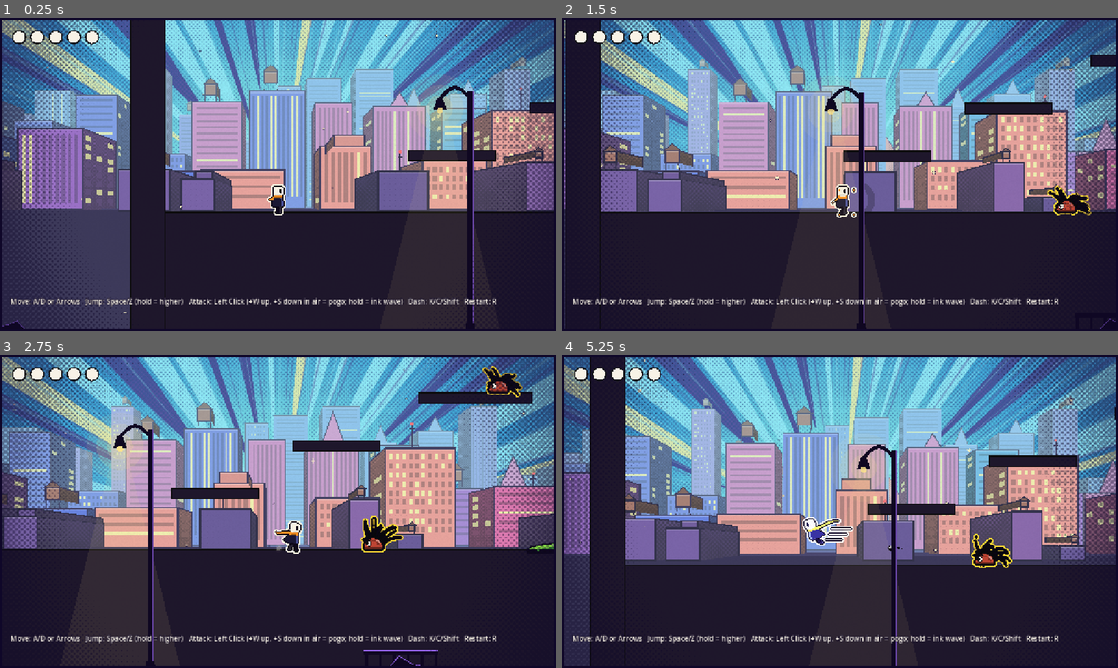
Above: before the commit, frames 1-4 (two rows, left to right).
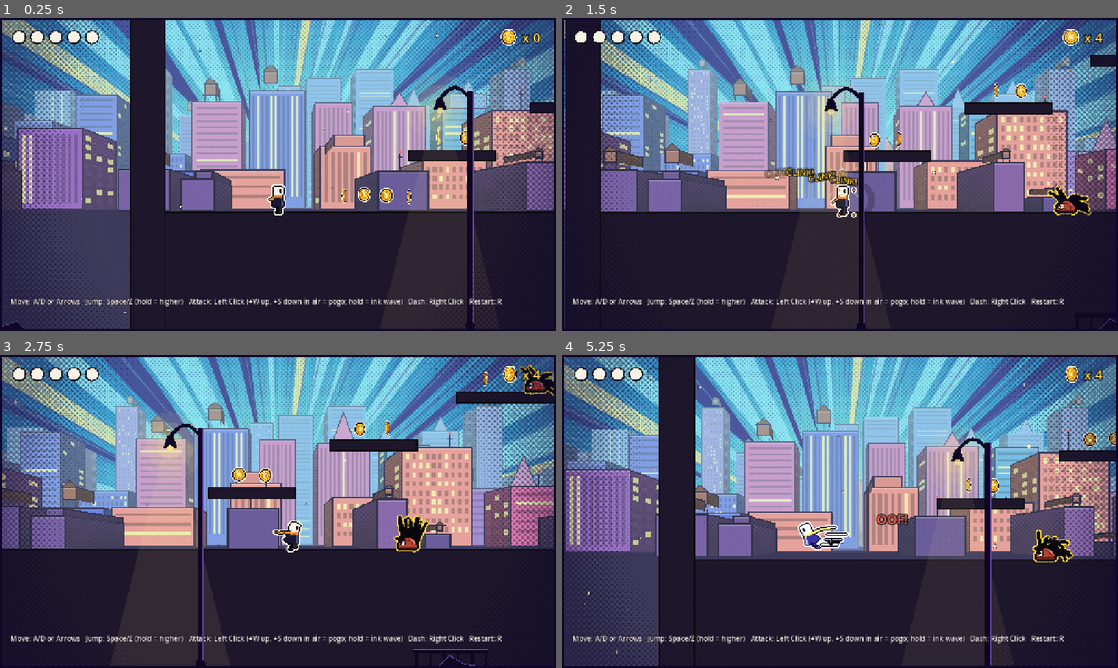
Above: after the commit, the same moments.

Repository: Ridhim-mittal/temp_game_jam
Game: Godot game, scene res://scenes/levels/test_level.tscn
Two runs of this game, one before a commit and one after it. Both use one fixed random seed, a clock stepped at 60 frames per second and the inputs below.
Inputs (mouse positions are in pixels of both pictures, inside the frame that each line leads up to):
- Up to frame 1 (0.25 s): no input
- Up to frame 2 (1.5 s): tap Enter at 0.5 s; move the mouse to (962, 158) at 0.52 s; hold D (move_right) 0.53-1.25 s; tap C (dash) at 0.6 s; click (962, 158) at 0.67 s; tap Space (jump) at 0.77, 1.07 s; tap Shift at 0.8 s; drag from (728, 190) to (856, 208) at 1.27 s
- Up to frame 3 (2.75 s): move the mouse to (333, 442) at 2.02 s; hold D (move_right) from 2.03 s (still down); hold Space (jump) from 2.03 s (still down); tap K at 2.1 s; click (333, 442) at 2.17 s
- Up to frame 4 (5.25 s): release D (move_right) at 2.75 s; release Space (jump) at 2.75 s; drag from (812, 574) to (673, 464) at 2.77 s; move the mouse to (1006, 558) at 3.52 s; hold A (move_left) 3.53-4.25 s; hold X (attack) 3.53-4.25 s; click (1006, 558) at 3.67 s; tap Space (jump) at 3.77, 4.07 s; tap Shift at 3.8, 5.1 s; drag from (673, 464) to (823, 533) at 4.27 s; move the mouse to (867, 511) at 5.02 s; hold S (down) from 5.03 s (still down); hold Space (jump) from 5.03 s (still down); click (867, 511) at 5.17 s

The runs differ from the first frame. In frame 1, 0.7% of the frame differs, in the area x 61-100%, y 3-93%; in frame 2, 1.2%; in frame 3, 28%; in frame 4, 45%, in the area x 0-100%, y 0-100%.

Commit message:
Dash on right click; collectible Lumen coins with HUD counter
- input_setup: dash = right mouse button (C/Shift kept as keyboard
  fallbacks, gamepad unchanged); K removed.
- coin.gd: spinning "Lumen" coin (embossed V front, Lamp sunburst back,
  visible rim thickness as it flips), cream/ink outline, CLINK! pickup
  with ray burst. Static draw_coin() shared with the HUD.
- player.gd: coins counter + coins_changed signal, add_coins().
- HUD: spinning coin + "x N" counter top right, pops on pickup.
- 21 coins placed in the test level: start trail, platform climb,
  through the goo, an arc over the spike pit, and on the step.

Co-Authored-By: Claude Opus 5.5 <noreply@anthropic.com>
Claude-Session: https://claude.ai/code/session_01QmC6giyVonwCqVxiteThqK

Diff:
--- a/scenes/levels/test_level.tscn
+++ b/scenes/levels/test_level.tscn
@@ -7,6 +7,7 @@
 [ext_resource type="Script" path="res://scripts/ui/hud.gd" id="5_hud"]
 [ext_resource type="PackedScene" path="res://scenes/background/comic_background.tscn" id="6_background"]
 [ext_resource type="Script" path="res://scripts/world/goo_pool.gd" id="7_goo"]
+[ext_resource type="Script" path="res://scripts/world/coin.gd" id="9_coin"]
 
 [ext_resource type="Script" path="res://scripts/audio/level_music.gd" id="8_music"]
 
@@ -62,6 +63,92 @@
 script = ExtResource("7_goo")
 size = Vector2(220, 20)
 
+[node name="Coins" type="Node2D" parent="."]
+
+[node name="Coin1" type="Area2D" parent="Coins"]
+position = Vector2(250, 562)
+script = ExtResource("9_coin")
+
+[node name="Coin2" type="Area2D" parent="Coins"]
+position = Vector2(300, 562)
+script = ExtResource("9_coin")
+
+[node name="Coin3" type="Area2D" parent="Coins"]
+position = Vector2(350, 562)
+script = ExtResource("9_coin")
+
+[node name="Coin4" type="Area2D" parent="Coins"]
+position = Vector2(400, 562)
+script = ExtResource("9_coin")
+
+[node name="Coin5" type="Area2D" parent="Coins"]
+position = Vector2(470, 430)
+script = ExtResource("9_coin")
+
+[node name="Coin6" type="Area2D" parent="Coins"]
+position = Vector2(530, 430)
+script = ExtResource("9_coin")
+
+[node name="Coin7" type="Area2D" parent="Coins"]
+position = Vector2(750, 320)
+script = ExtResource("9_coin")
+
+[node name="Coin8" type="Area2D" parent="Coins"]
+position = Vector2(810, 320)
+script = ExtResource("9_coin")
+
+[node name="Coin9" type="Area2D" parent="Coins"]
+position = Vector2(1040, 210)
+script = ExtResource("9_coin")
+
+[node name="Coin10" type="Area2D" parent="Coins"]
+position = Vector2(1100, 195)
+script = ExtResource("9_coin")
+
+[node name="Coin11" type="Area2D" parent="Coins"]
+position = Vector2(1160, 210)
+script = ExtResource("9_coin")
+
+[node name="Coin12" type="Area2D" parent="Coins"]
+position = Vector2(1250, 552)
+script = ExtResource("9_coin")
+
+[node name="Coin13" type="Area2D" parent="Coins"]
+position = Vector2(1305, 552)
+script = ExtResource("9_coin")
+
+[node name="Coin14" type="Area2D" parent="Coins"]
+position = Vector2(1360, 552)
+script = ExtResource("9_coin")
+
+[node name="Coin15" type="Area2D" parent="Coins"]
+position = Vector2(1560, 520)
+script = ExtResource("9_coin")
+
+[node name="Coin16" type="Area2D" parent="Coins"]
+position = Vector2(1605, 442)
+script = ExtResource("9_coin")
+
+[node name="Coin17" type="Area2D" parent="Coins"]
+position = Vector2(1650, 410)
+script = ExtResource("9_coin")
+
+[node name="Coin18" type="Area2D" parent="Coins"]
+position = Vector2(1695, 442)
+script = ExtResource("9_coin")
+
+[node name="Coin19" type="Area2D" parent="Coins"]
+position = Vector2(1740, 520)
+script = ExtResource("9_coin")
+
+[node name="Coin20" type="Area2D" parent="Coins"]
+position = Vector2(2170, 450)
+script = ExtResource("9_coin")
+
+[node name="Coin21" type="Area2D" parent="Coins"]
+position = Vector2(2230, 450)
+script = ExtResource("9_coin")
+
 [node name="Enemies" type="Node2D" parent="."]
 
 [node name="Crawler1" parent="Enemies" instance=ExtResource("2_crawler")]
@@ -99,7 +186,7 @@
 theme_override_colors/font_color = Color(0.97, 0.95, 0.9, 1)
 theme_override_colors/font_outline_color = Color(0.06, 0.03, 0.13, 1)
 theme_override_constants/outline_size = 6
-text = "Move: A/D or Arrows   Jump: Space/Z (hold = higher)   Attack: Left Click (+W up, +S down in air = pogo; hold = ink wave)   Dash: K/C/Shift   Restart: R"
+text = "Move: A/D or Arrows   Jump: Space/Z (hold = higher)   Attack: Left Click (+W up, +S down in air = pogo; hold = ink wave)   Dash: Right Click   Restart: R"
 
 [node name="LevelMusic" type="Node" parent="."]
 script = ExtResource("8_music")
--- a/scripts/core/input_setup.gd
+++ b/scripts/core/input_setup.gd
@@ -10,7 +10,8 @@
 	_add_keys("jump", [KEY_SPACE, KEY_Z])
 	_add_keys("attack", [KEY_X])  # keyboard fallback (trackpads)
 	_add_mouse_button("attack", MOUSE_BUTTON_LEFT)
-	_add_keys("dash", [KEY_K, KEY_C, KEY_SHIFT])
+	_add_keys("dash", [KEY_C, KEY_SHIFT])  # keyboard fallbacks
+	_add_mouse_button("dash", MOUSE_BUTTON_RIGHT)
 	_add_keys("restart", [KEY_R])
 
 	_add_joy_button("jump", JOY_BUTTON_A)
--- a/scripts/player/player.gd
+++ b/scripts/player/player.gd
@@ -10,6 +10,7 @@
 
 signal health_changed(current: int, maximum: int)
 signal died
+signal coins_changed(total: int)
 
 const SlashEffect = preload("res://scripts/effects/slash_effect.gd")
 const ComicText = preload("res://scripts/effects/comic_text.gd")
@@ -72,6 +73,7 @@
 
 var facing := 1
 var health := 0
+var coins := 0
 var can_dash := true
 var is_jumping := false
 var dead := false
@@ -211,6 +213,11 @@
 		is_jumping = false
 
 
+func add_coins(amount: int) -> void:
+	coins += amount
+	coins_changed.emit(coins)
+
+
 ## Called by slowing obstacles (e.g. goo_pool.gd). Multipliers of 1 remove
 ## the source; overlapping sources use the strongest slow.
 func set_slowed(source: Object, speed_mult := 1.0, jump_mult := 1.0) -> void:
--- a/scripts/ui/hud.gd
+++ b/scripts/ui/hud.gd
@@ -1,8 +1,15 @@
 extends Control
-## Draws health "masks" and shows a controls hint.
+## Draws health "masks" (top left) and the Lumen coin counter (top right).
+
+const Coin = preload("res://scripts/world/coin.gd")
+const INK := Color(0.05, 0.03, 0.1)
 
 var current := 5
 var maximum := 5
+var coins := 0
+
+var _time := 0.0
+var _bump := 0.0  # 1 right after a pickup, decays: counter pops
 
 
 func _ready() -> void:
@@ -11,12 +18,26 @@
 	if player:
 		player.health_changed.connect(_on_health_changed)
 		_on_health_changed(player.health, player.max_health)
+		if player.has_signal("coins_changed"):
+			player.coins_changed.connect(_on_coins_changed)
+			coins = player.coins
+
+
+func _process(delta: float) -> void:
+	_time += delta
+	_bump = maxf(_bump - delta * 4.0, 0.0)
+	queue_redraw()  # the coin icon spins
 
 
 func _on_health_changed(cur: int, max_hp: int) -> void:
 	current = cur
 	maximum = max_hp
 	queue_redraw()
+
+
+func _on_coins_changed(total: int) -> void:
+	coins = total
+	_bump = 1.0
 
 
 func _draw() -> void:
@@ -28,3 +49,17 @@
 			draw_arc(c, 15, 0, TAU, 24, ink, 3.0)
 		else:
 			draw_arc(c, 15, 0, TAU, 24, Color(ink, 0.35), 3.0)
+	_draw_coin_counter()
+
+
+func _draw_coin_counter() -> void:
+	var font := ThemeDB.fallback_font
+	var text := "x %d" % coins
+	var font_size := 30 + int(10.0 * _bump)
+	var text_w := font.get_string_size(text, HORIZONTAL_ALIGNMENT_LEFT, -1, font_size).x
+	var right := size.x - 36.0
+	var baseline := Vector2(right - text_w, 56.0)
+	# spins slowly, whips round after a pickup
+	Coin.draw_coin(self, Vector2(baseline.x - 30.0, 44.0), 15.0 * (1.0 + 0.25 * _bump), _time * 2.0 + _bump * 6.0)
+	draw_string_outline(font, baseline, text, HORIZONTAL_ALIGNMENT_LEFT, -1, font_size, 8, INK)
+	draw_string(font, baseline, text, HORIZONTAL_ALIGNMENT_LEFT, -1, font_size, Color(1.0, 0.85, 0.3))
--- /dev/null
+++ b/scripts/world/coin.gd
@@ -0,0 +1,118 @@
+@tool
+extends Area2D
+## "Lumen" coin: a spinning gold token with an embossed V on the front and a
+## sunburst (the Lamp's light) on the back. The spin is a real 3D flip:
+## the face squashes by cos(angle) and the rim thickness shows on the side
+## turning away. Walk through it to collect it.
+## draw_coin() is static so the HUD counter can draw the exact same coin.
+
+const ComicText = preload("res://scripts/effects/comic_text.gd")
+const INK := Color(0.05, 0.03, 0.1)
+const OUTLINE := Color(1.0, 0.98, 0.9)  # cream = friendly (same as Vesper)
+const GOLD := Color(1.0, 0.8, 0.22)
+const GOLD_DARK := Color(0.78, 0.46, 0.1)
+const GOLD_LIGHT := Color(1.0, 0.95, 0.65)
+
+@export var value := 1
+@export var radius := 13.0
+@export var spin_speed := 3.2
+
+var _time := 0.0
+var _collected := false
+
+
+func _ready() -> void:
+	collision_layer = 0
+	collision_mask = 2  # player
+	monitorable = false
+	_time = position.x * 0.013  # neighbours spin out of phase
+	if Engine.is_editor_hint():
+		return
+	var cs := CollisionShape2D.new()
+	var circle := CircleShape2D.new()
+	circle.radius = radius + 4.0
+	cs.shape = circle
+	add_child(cs)
+	body_entered.connect(_on_body_entered)
+
+
+func _on_body_entered(body: Node2D) -> void:
+	if _collected or not body.has_method("add_coins"):
+		return
+	_collected = true
+	set_deferred("monitoring", false)
+	body.add_coins(value)
+	var pop := ComicText.new()
+	pop.text = "CLINK!"
+	pop.color = GOLD
+	pop.font_size = 20
+	pop.position = global_position + Vector2(0, -26)
+	get_tree().current_scene.add_child(pop)
+	# fast spin, jump up, flash and vanish
+	spin_speed = 18.0
+	var t := create_tween().set_parallel()
+	t.tween_property(self, "position:y", position.y - 34.0, 0.25).set_trans(Tween.TRANS_BACK).set_ease(Tween.EASE_OUT)
+	t.tween_property(self, "scale", Vector2(1.5, 1.5), 0.25)
+	t.tween_property(self, "modulate:a", 0.0, 0.15).set_delay(0.18)
+	t.chain().tween_callback(queue_free)
+
+
+func _process(delta: float) -> void:
+	_time += delta
+	queue_redraw()
+
+
+func _draw() -> void:
+	var bob := sin(_time * 2.6) * 3.0
+	draw_coin(self, Vector2(0, bob), radius, _time * spin_speed)
+	if _collected:
+		var burst := clampf(scale.x - 1.0, 0.0, 1.0)
+		for k in 8:
+			var a := TAU * k / 8.0
+			var d := Vector2(cos(a), sin(a))
+			draw_line(d * (radius + 4.0 + 10.0 * burst), d * (radius + 10.0 + 18.0 * burst), GOLD_LIGHT, 2.5)
+
+
+static func draw_coin(ci: CanvasItem, pos: Vector2, r: float, angle: float) -> void:
+	var c := cos(angle)
+	var w := maxf(absf(c), 0.08)
+	var thick := r * 0.3 * sqrt(1.0 - c * c)  # rim visible when edge-on
+	var side := -1.0 if sin(angle) > 0.0 else 1.0
+	var rim_pos := pos + Vector2(side * thick, 0)
+	# outlines around the whole silhouette (face + rim)
+	for layer in [[r + 4.5, OUTLINE], [r + 2.0, INK]]:
+		ci.draw_set_transform(rim_pos, 0.0, Vector2(w, 1.0))
+		ci.draw_circle(Vector2.ZERO, layer[0], layer[1])
+		ci.draw_set_transform(pos, 0.0, Vector2(w, 1.0))
+		ci.draw_circle(Vector2.ZERO, layer[0], layer[1])
+		ci.draw_rect(Rect2(Vector2(minf(0.0, side * thick) / w, -layer[0]), Vector2(thick / w, layer[0] * 2.0)), layer[1])
+	# rim (coin edge) behind the face
+	ci.draw_set_transform(rim_pos, 0.0, Vector2(w, 1.0))
+	ci.draw_circle(Vector2.ZERO, r, GOLD_DARK)
+	ci.draw_set_transform(pos, 0.0, Vector2(w, 1.0))
+	ci.draw_rect(Rect2(Vector2(minf(0.0, side * thick) / w, -r), Vector2(thick / w, r * 2.0)), GOLD_DARK)
+	# face
+	ci.draw_circle(Vector2.ZERO, r, GOLD if c > 0.0 else GOLD.darkened(0.08))
+	ci.draw_arc(Vector2.ZERO, r * 0.72, 0, TAU, 20, GOLD_DARK, 1.6)
+	if c > 0.0:
+		# front: embossed V (shadow, then light)
+		var v := PackedVector2Array([Vector2(-0.42, -0.4), Vector2(-0.2, -0.4), Vector2(0, 0.12),
+			Vector2(0.2, -0.4), Vector2(0.42, -0.4), Vector2(0.08, 0.45), Vector2(-0.08, 0.45)])
+		for i in v.size():
+			v[i] *= r
+		var shadow := v.duplicate()
+		for i in shadow.size():
+			shadow[i] += Vector2(1.2, 1.2)
+		ci.draw_colored_polygon(shadow, GOLD_DARK)
+		ci.draw_colored_polygon(v, GOLD_LIGHT)
+	else:
+		# back: the Lamp's sunburst
+		for k in 8:
+			var a := TAU * k / 8.0
+			var d := Vector2(cos(a), sin(a))
+			var n := Vector2(-d.y, d.x) * r * 0.1
+			ci.draw_colored_polygon(PackedVector2Array([d * r * 0.2 + n, d * r * 0.6, d * r * 0.2 - n]), GOLD_LIGHT)
+		ci.draw_circle(Vector2.ZERO, r * 0.2, GOLD_LIGHT)
+	# shine streak
+	ci.draw_line(Vector2(-r * 0.5, -r * 0.45), Vector2(-r * 0.15, -r * 0.75), Color(1, 1, 1, 0.9), 2.0)
+	ci.draw_set_transform(Vector2.ZERO)
Not shown, added: scripts/world/coin.gd.uid
